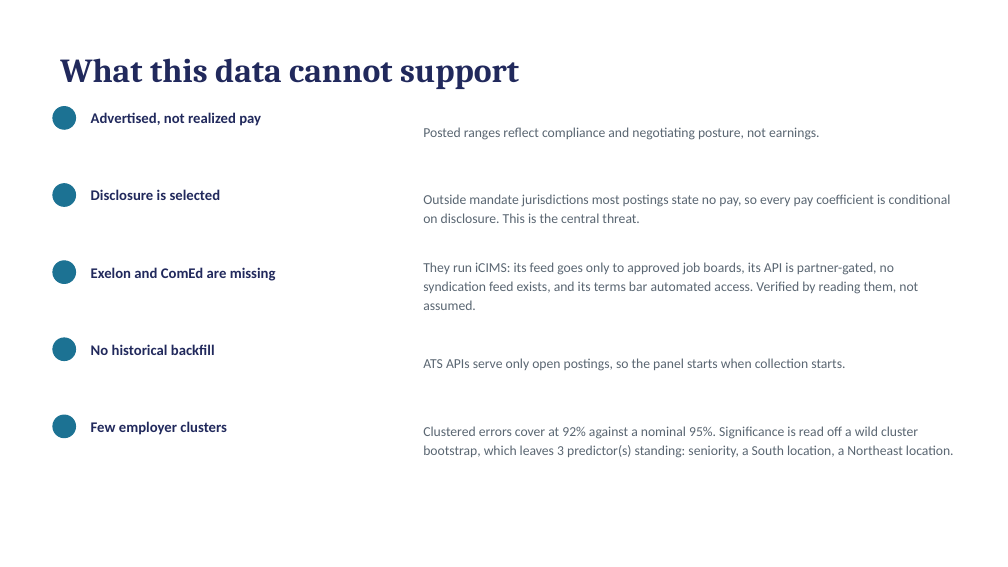
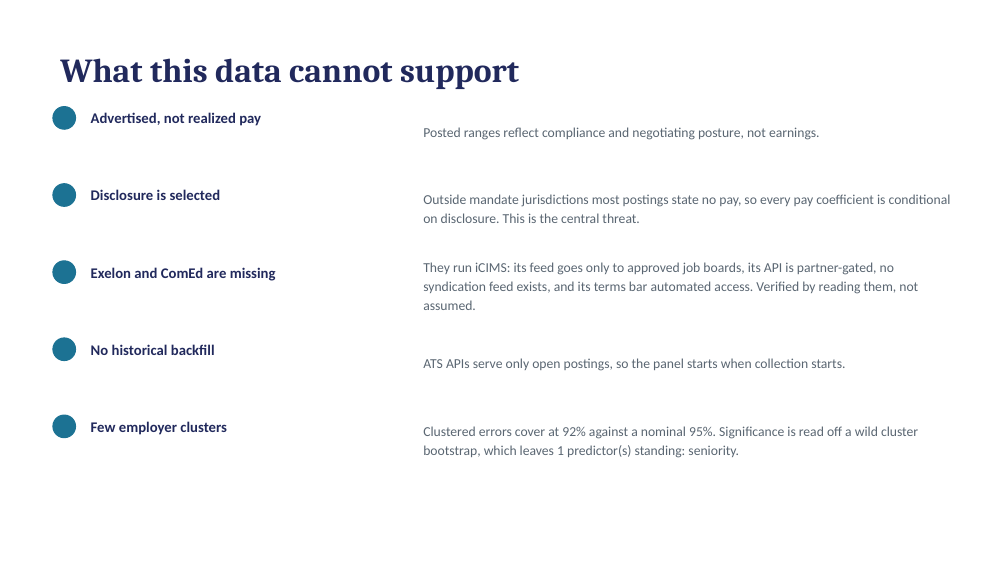
Before and after one commit to hendeal-cyber/Modern-Labor-Market-Data-Submission, a slide deck: slide 7 of paper/presentation.pptx. Drawn at 1008x567 pixels with LibreOffice and Linux fonts; fonts in the diff are those of the drawing. Boxes give left, top, right and bottom in pixels: in the first picture for what was removed or moved away, otherwise in the second. Text is boxed around its words. In the diff, an @@ line names an element or a change of style, - is before the commit and + after.

```diff
--- a/paper/presentation.pptx
+++ b/paper/presentation.pptx
@@ text at <box>423,426,918,458</box>: text changed @@
-Clustered errors cover at 92% against a nominal 95%. Significance is read off a wild cluster bootstrap, which leaves 3 predictor(s) standing: seniority, a South location, a Northeast location.
+Clustered errors cover at 92% against a nominal 95%. Significance is read off a wild cluster bootstrap, which leaves 1 predictor(s) standing: seniority.
```
Also in this commit, not shown: 5 other slides changed, 14 other files.
